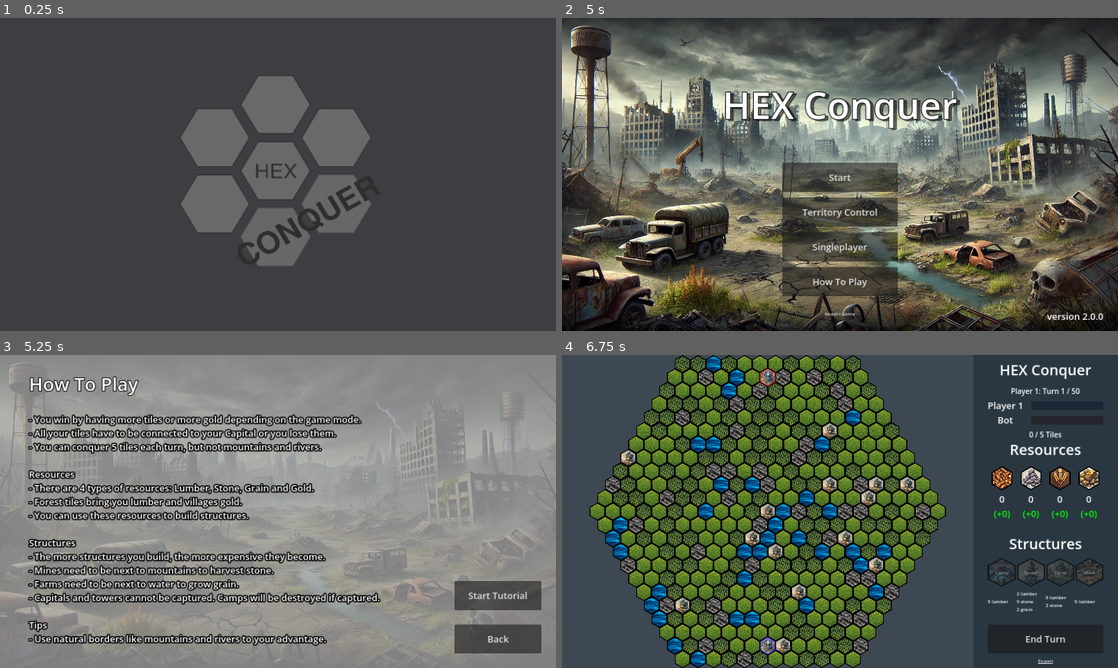
Above: before the commit, frames 1-4 (two rows, left to right).
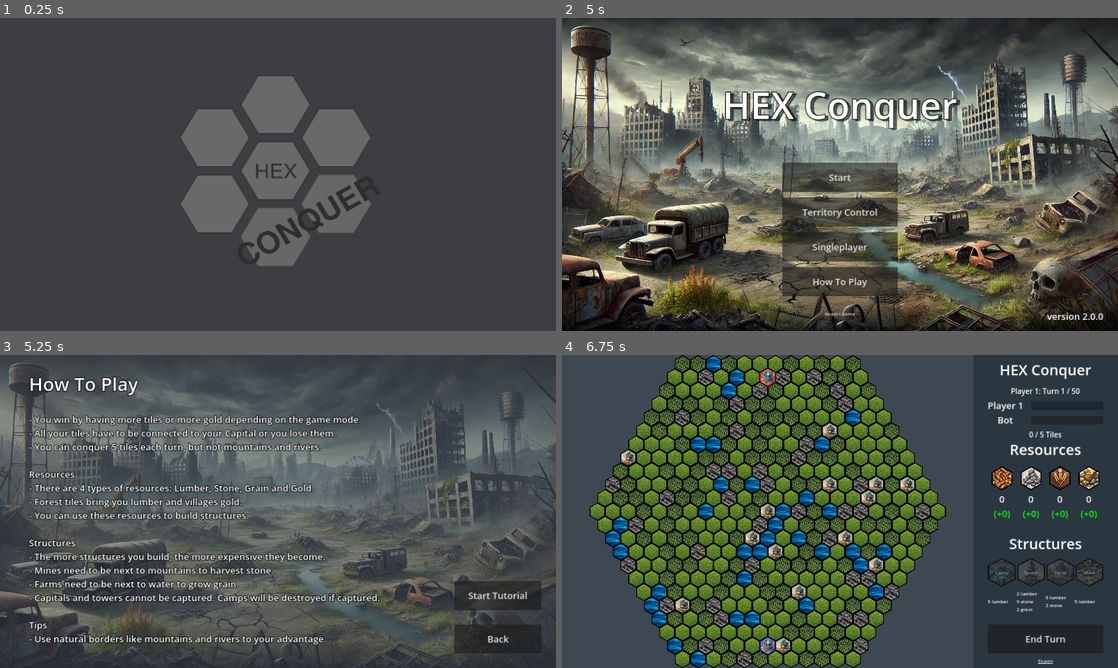
Above: after the commit, the same moments.

Repository: nguyendangy/hex-conquer
Game: Godot game, scene res://Scenes/Intro.tscn
The game is run twice, just before and just after one commit, with the same random seed, the same clock (stepped at 60 frames per second) and the same inputs.
Inputs (mouse positions are in pixels of both pictures, inside the frame that each line leads up to):
- Up to frame 1 (0.25 s): no input
- Up to frame 2 (5 s): move the mouse to (962, 158) at 0.52 s; hold Right mouse button (camera_pan) 0.53-1.25 s; click (962, 158) at 0.67 s; drag from (728, 190) to (812, 237) at 1.27 s; move the mouse to (895, 105) at 2.02 s; tap Mouse wheel down (camera_zoom_out) at 2.1 s; click (895, 105) at 2.17 s; click "Next" at 2.75 s; click "Next" at 3.5 s; click "Skip" at 4.25 s
- Up to frame 3 (5.25 s): click "How To Play" at 5 s
- Up to frame 4 (6.75 s): click "Back" at 5.75 s; click "Start" at 6.5 s

Frames 1-2 are identical in both runs. In frame 3, 90% of the frame differs, in the area x 0-100%, y 0-100%; in frame 4, nothing differs.

Commit message:
Better readability of help page

Diff:
--- a/Scenes/HelpPage.tscn
+++ b/Scenes/HelpPage.tscn
@@ -10,7 +10,7 @@
 
 [sub_resource type="LabelSettings" id="LabelSettings_71mp4"]
 font_size = 32
-outline_size = 16
+outline_size = 8
 outline_color = Color(0, 0, 0, 1)
 
 [node name="Control" type="Control"]
@@ -22,16 +22,11 @@
 grow_vertical = 2
 
 [node name="BackgroundImage" type="TextureRect" parent="."]
+modulate = Color(1, 1, 1, 0.392157)
 layout_mode = 0
 offset_right = 1920.0
 offset_bottom = 1080.0
 texture = ExtResource("1_1qi7a")
-
-[node name="Background" type="ColorRect" parent="."]
-layout_mode = 0
-offset_right = 1920.0
-offset_bottom = 1080.0
-color = Color(0.627451, 0.627451, 0.627451, 0.784314)
 
 [node name="HeadlineLabel" type="Label" parent="."]
 layout_mode = 0
